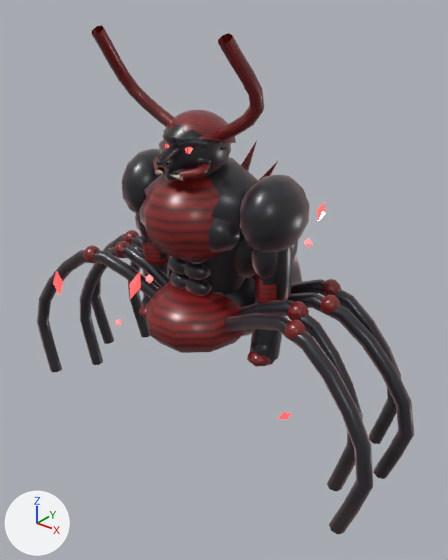
An edit to the glTF model glb/low/bestias-elite/enemy_brood_spider_queen_low.glb, drawn before and after from the same camera.
Both versions are drawn from a 50 mm lens placed at (2.94, -3.5, 3.5), pointed at (0.18, -0.05, 1.36). Every picture has the same lights, and +X, +Y and +Z are marked at lower left. The picture after the commit comes second. Where no turn or scale is listed for an object, it has been applied to the vertices. Vertices at exactly the same position are counted once.

The older version as bpy lines, for what is in view:
```python
ob_skinned_unified_mat_primarysurface = bpy.data.objects.new('Skinned_Unified_Mat_PrimarySurface', me_mesh_5)
ob_skinned_unified_mat_primarysurface.location = (0.0, 0.0, 0.0)
ob_skinned_unified_mat_secondaryscalesortrim = bpy.data.objects.new('Skinned_Unified_Mat_SecondaryScalesOrTrim', me_mesh_6)
ob_skinned_unified_mat_secondaryscalesortrim.location = (0.0, 0.0, 0.0)
ob_skinned_unified_mat_underbodyhide = bpy.data.objects.new('Skinned_Unified_Mat_UnderbodyHide', me_mesh_7)
ob_skinned_unified_mat_underbodyhide.location = (0.0, 0.0, 0.0)
```
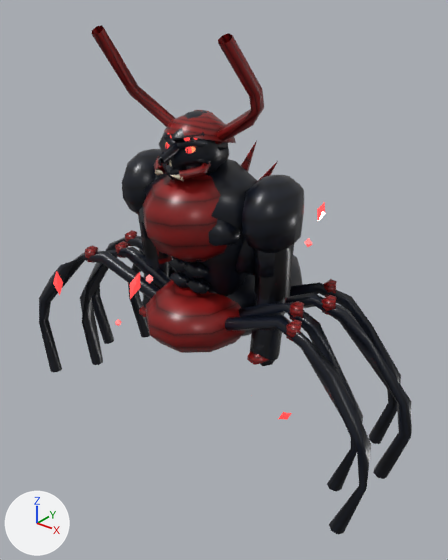
What differs and where, as boxes [x1, y1, x2, y2] in the pictures (448 x 560 px):
'Skinned_Unified_Mat_PrimarySurface', surface changed, reshaped
    before: [37, 110, 414, 534]
    after: [39, 110, 412, 534]
'Skinned_Unified_Mat_SecondaryScalesOrTrim', reshaped
    before: [83, 25, 341, 367]
    after: [85, 25, 337, 365]
part 1 of me_mesh_5, cut back
    before: [37, 110, 414, 534]
part 2 of me_mesh_6, deleted (mostly hidden)
    before: [83, 230, 341, 367]
part 3 of me_mesh_6, deleted (brown)
    before: [92, 25, 264, 180]

The change, as a list of edits to the scene's bpy script:
```text
Change mat_mat_primarysurface:
    where n0 = _N.new('ShaderNodeBsdfPrincipled'); n0.name = 'Principled BSDF'
    remove n0.inputs[19].default_value = 0.6  # 'Coat Weight'
    remove n0.inputs[20].default_value = 0.35  # 'Coat Roughness'
    remove n0.inputs[24].default_value = 1.0  # 'Sheen Weight'
    remove n0.inputs[25].default_value = 0.42  # 'Sheen Roughness'
    remove n0.inputs[26].default_value = (0.509, 0.288, 0.288, 1.0)  # 'Sheen Tint', pink #bd9292
    remove n6 = _N.new('ShaderNodeMapping'); n6.name = 'Mapping'
    remove n7 = _N.new('ShaderNodeUVMap'); n7.name = 'UV Map'
    remove n7.uv_map = 'UVMap'
    where n5 = _N.new('ShaderNodeTexImage'); n5.name = 'Image Texture'
    remove _L.new(n6.outputs[0], n5.inputs[0])  # 'Vector' to 'Vector'
    remove _L.new(n7.outputs[0], n6.inputs[0])  # 'UV' to 'Vector'
Change me_mesh_5:
    used by ob_skinned_unified_mat_primarysurface; location = (0.0, 0.0, 0.0)
    remove me_mesh_5.from_pydata(...)  # 3748 vertices, 6880 faces; spans x -1.78..1.78, y -0.57..1.08, z 0.01..2.66
    add me_mesh_5.from_pydata(...)  # 1350 vertices, 2080 faces; spans x -1.77..1.77, y -0.57..1.08, z 0.01..2.66
    me_mesh_5 part 1: 1 vertex moved within x 0.05, y -0.33, z 2.47; 2398 vertices removed from x -1.78..1.78, y -0.56..0.78, z 0.23..2.65
Change me_mesh_6:
    used by ob_skinned_unified_mat_secondaryscalesortrim; location = (0.0, 0.0, 0.0)
    remove me_mesh_6.from_pydata(...)  # 1865 vertices, 3504 faces; spans x -1.11..1.11, y -0.59..0.68, z 0.78..3.21
    add me_mesh_6.from_pydata(...)  # 748 vertices, 1270 faces; spans x -1.11..1.09, y -0.59..0.68, z 0.78..3.21
    me_mesh_6 part 2: 851 vertices removed from x -1.11..1.11, y -0.43..0.68, z 0.79..1.6
    me_mesh_6 part 3: 266 vertices removed from x -0.63..0.63, y -0.46..0.15, z 2.25..3.11
```
